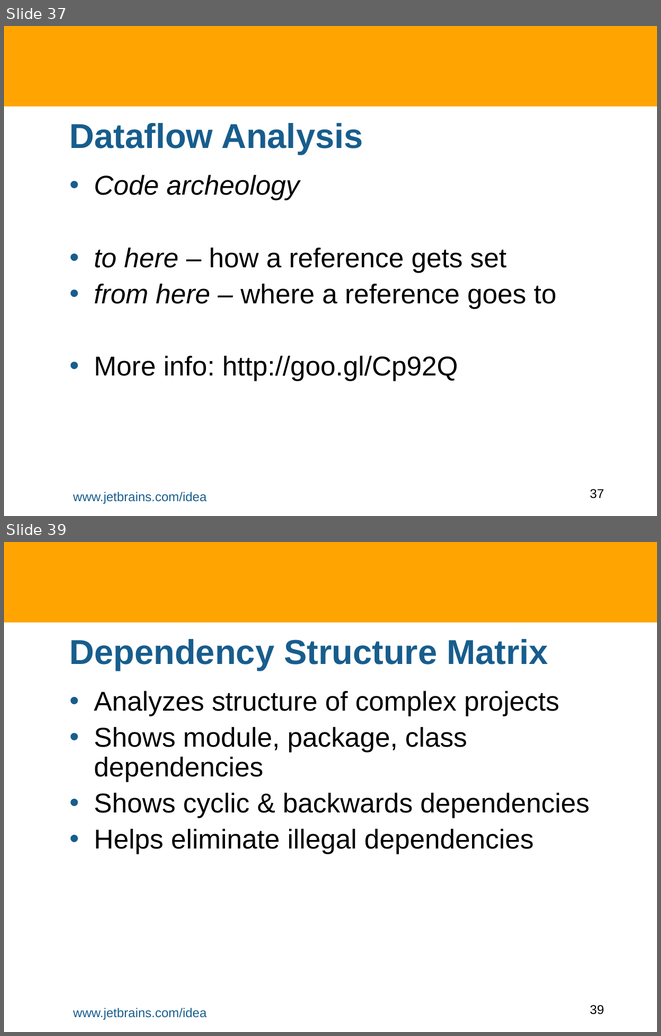
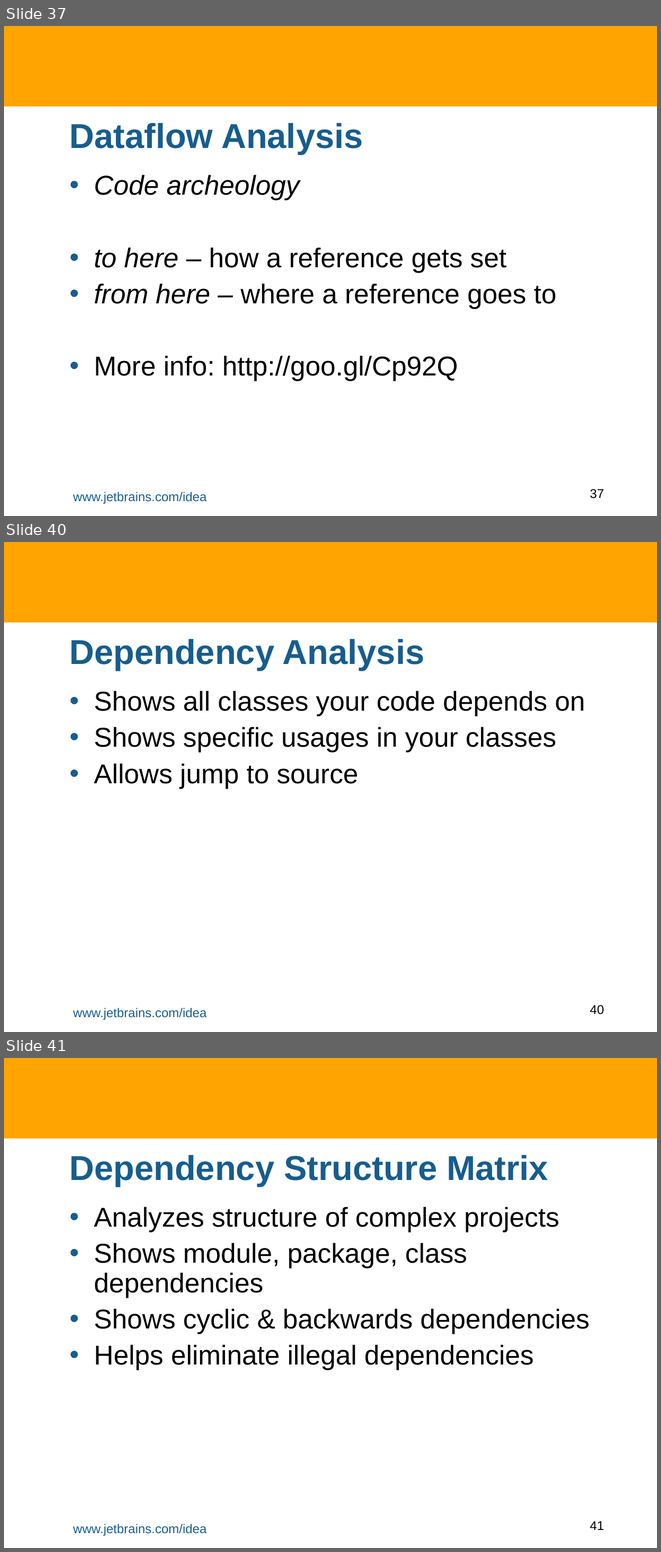
Before and after one commit to HamletDRC/presentations, a slide deck: staticanalysis/StaticAnalysisInIDEA.odp. Shown one above the other, each under a label of ours: slides 37 and 39 before the commit, slides 37, 40 and 41 after it; the slides between them are not shown. The pictures are 661x1036 and 661x1552 pixels, drawn with LibreOffice and Linux fonts; fonts in the diff are those of the drawing; background and template pictures are left out. Boxes give left, top, right and bottom in pixels: in the first picture for what was removed or moved away, otherwise in the second. Text is boxed around its words. In the diff, an @@ line names an element or a change of style, - is before the commit and + after.

Commit message:
updated static analysis demo

```diff
--- a/staticanalysis/StaticAnalysisInIDEA.odp
+++ b/staticanalysis/StaticAnalysisInIDEA.odp
@@ slide 40 added at (4, 542, 657, 1032), background #FFFFFF; not listed: 3 template elements that a slide beside it also shows @@
@@ title added at (70, 639, 424, 671), 38 pt, text #175D8D, bold @@
+Dependency Analysis
@@ text added at (94, 690, 585, 788), 30 pt, text #000000 @@
+• Shows all classes your code depends on
+• Shows specific usages in your classes
+• Allows jump to source
@@ what was slide 39 is now slide 41 @@
@@ page number at (590, 1521, 604, 1530): text changed @@
-39
+41
```
Also in this commit, not shown: 7 slides changed, 6 other slides added, 1 slide removed, 2 other files.
